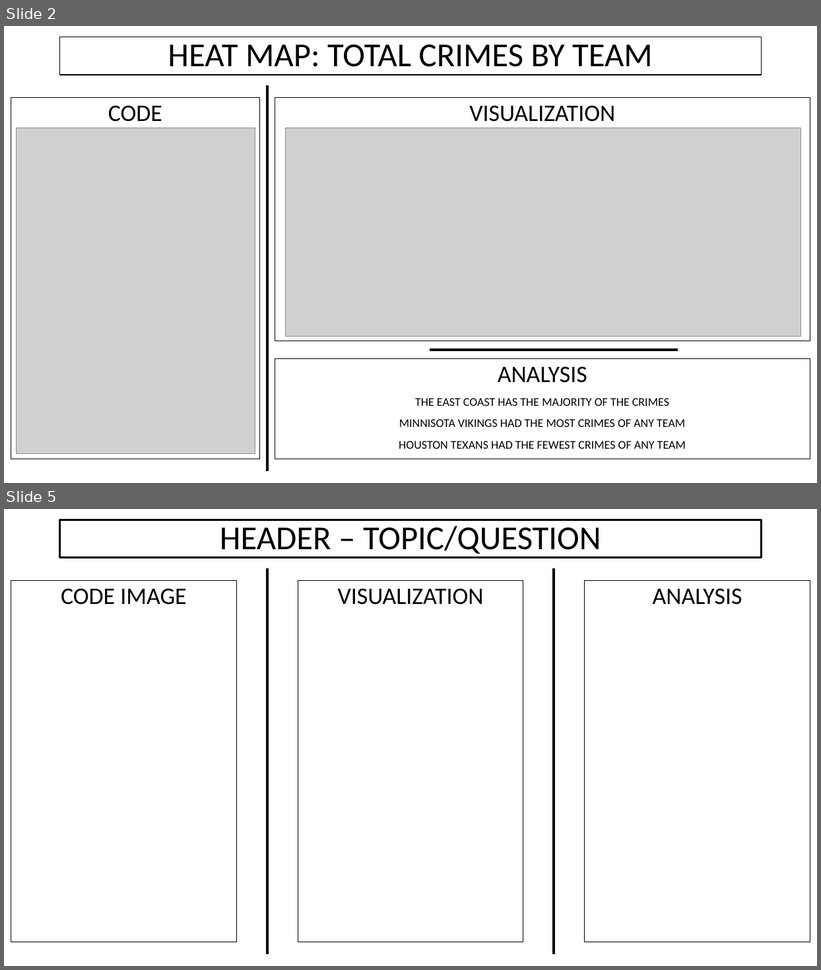
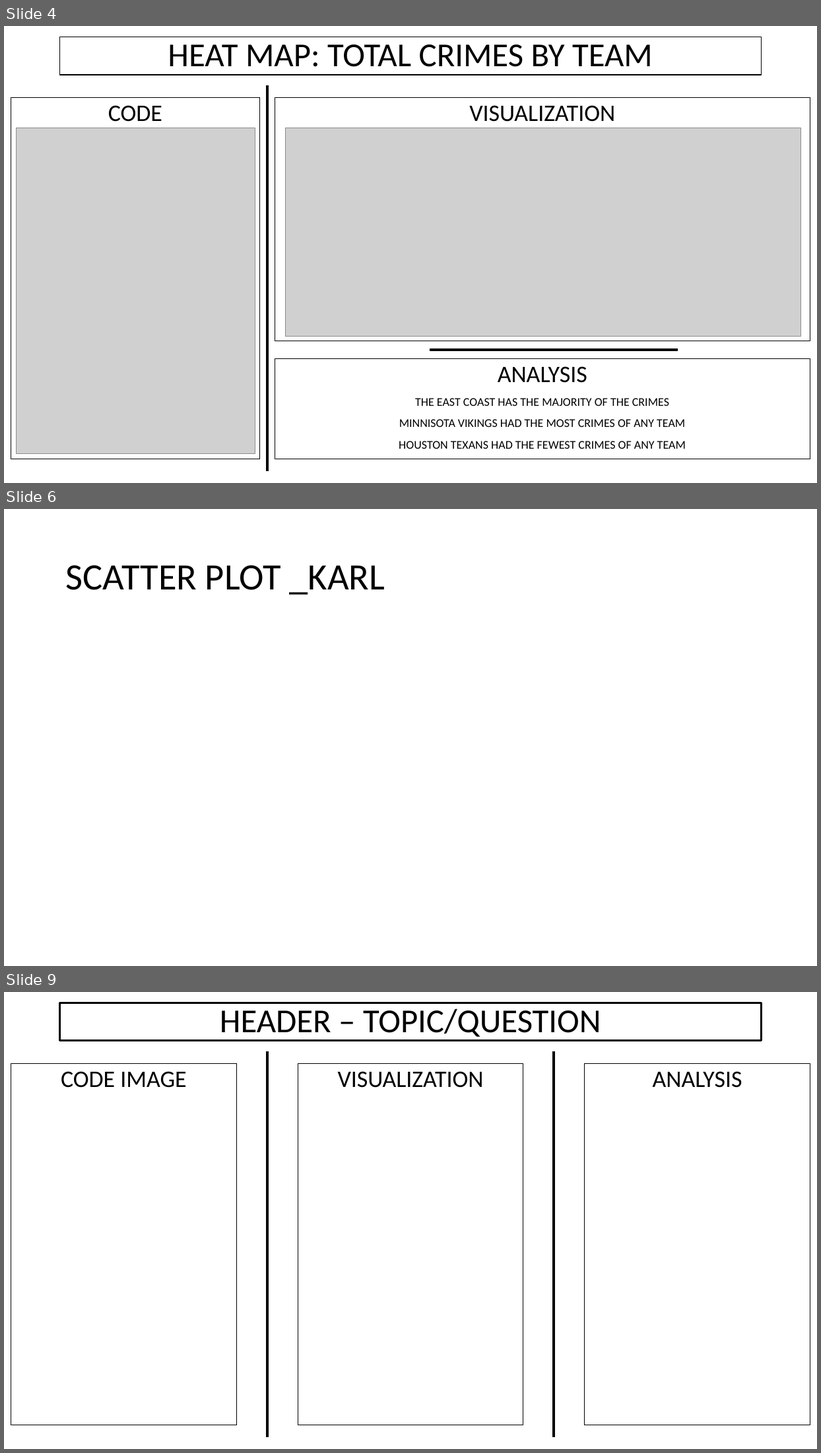
Before and after one commit to alecslaney/project2, a slide deck: CHADS_CODING/CRIME + NFL.pptx. Shown one above the other, each under a label of ours: slides 2 and 5 before the commit, slides 4, 6 and 9 after it; the slides between them are not shown. The pictures are 821x970 and 821x1453 pixels, drawn with LibreOffice and Linux fonts; fonts in the diff are those of the drawing; grey boxes stand for pictures. Boxes give left, top, right and bottom in pixels: in the first picture for what was removed or moved away, otherwise in the second. Text is boxed around its words. In the diff, an @@ line names an element or a change of style, - is before the commit and + after.

```diff
--- a/CHADS_CODING/CRIME + NFL.pptx
+++ b/CHADS_CODING/CRIME + NFL.pptx
@@ slide 6 added at bbox=[4, 509, 817, 966], background #FFFFFF @@
@@ title added at bbox=[66, 565, 385, 595], 44 pt, text #000000 @@
+SCATTER PLOT _KARL
@@ what was slide 2 is now slide 4 @@
@@ what was slide 5 is now slide 9 @@
```
Also in this commit, not shown: 6 other slides added, 2 slides removed.
